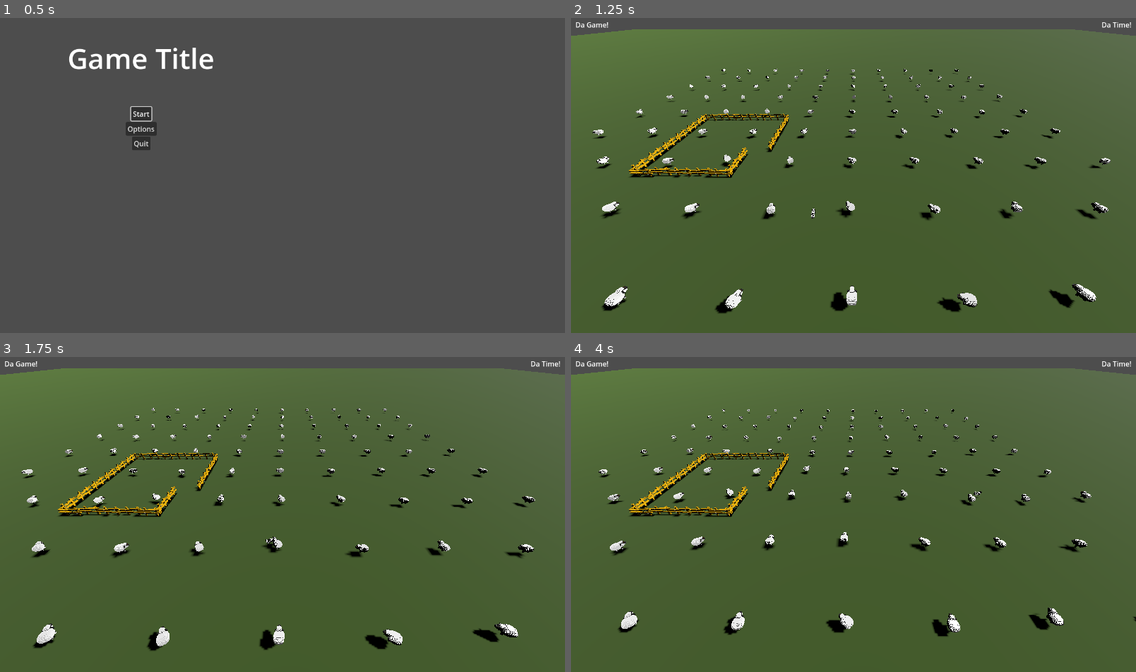
Above: before the commit, frames 1-4 (two rows, left to right).
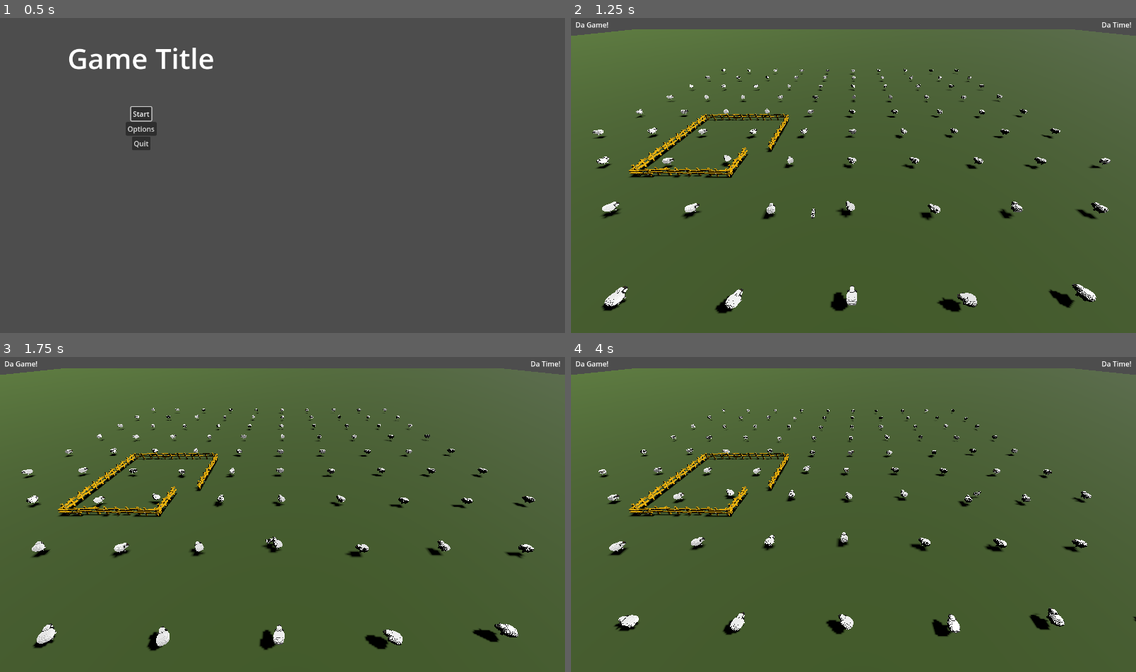
Above: after the commit, the same moments.

Repository: hunttis/ld-58
Game: Godot game, scene res://assets/scenes/master.tscn
Same seed, same stepped clock (60 frames per second), same inputs: the game is played once before the commit and once after it.
Inputs (mouse positions are in pixels of both pictures, inside the frame that each line leads up to):
- Up to frame 1 (0.5 s): no input
- Up to frame 2 (1.25 s): click "Start" at 0.5 s
- Up to frame 3 (1.75 s): move the mouse to (406, 498) at 1.27 s; click (406, 498) at 1.35 s
- Up to frame 4 (4 s): move the mouse to (740, 530) at 2.02 s; tap E (ability_e) at 2.1 s; move the mouse to (910, 442) at 2.77 s; hold Q (ability_q) 2.78-3.53 s; move the mouse to (825, 577) at 3.52 s; tap W (ability_w) at 3.6 s

Frame 1 is identical in both runs. In frame 2, less than 0.1% of the frame differs, in the area x 4-95%, y 16-90%; in frame 3, less than 0.1%; in frame 4, 0.9%, in the area x 4-93%, y 16-89%.

Commit message:
use dog area to scare sheep

Diff:
--- a/assets/scenes/game/dog/Dog.tscn
+++ b/assets/scenes/game/dog/Dog.tscn
@@ -50,3 +50,6 @@
 bus = &"Sound"
 
 [node name="NavigationAgent3D" type="NavigationAgent3D" parent="."]
+
+[connection signal="body_entered" from="RepulsionArea" to="." method="_on_repulsion_area_body_entered"]
+[connection signal="body_exited" from="RepulsionArea" to="." method="_on_repulsion_area_body_exited"]
--- a/assets/scenes/game/dog/dog.gd
+++ b/assets/scenes/game/dog/dog.gd
@@ -87,3 +87,13 @@
 func set_repulsion_range(new_range: float) -> void:
   var shape = repulsionCollider.shape as SphereShape3D
   shape.radius = new_range
+
+
+func _on_repulsion_area_body_entered(body: Node3D) -> void:
+  if body is Sheep:
+    body.collided_with_dog(self)
+
+
+func _on_repulsion_area_body_exited(body: Node3D) -> void:
+  if body is Sheep:
+    body.collided_with_dog(self)
--- a/assets/scenes/game/sheep/Sheep.gd
+++ b/assets/scenes/game/sheep/Sheep.gd
@@ -29,6 +29,12 @@
 func _ready() -> void:
   rnd.randomize()
   agent.velocity_computed.connect(_on_velocity_computed)
+
+func collided_with_dog(dog: Dog) -> void:
+  _dogs.append(dog)
+
+func collided_with_dog_exited(dog: Dog) -> void:
+  _dogs.erase(dog)
 
 func _on_velocity_computed(safe_velocity: Vector3) -> void:
     # Apply the avoidance-adjusted velocity to the body
--- a/assets/scenes/game/sheep/Sheep.tscn
+++ b/assets/scenes/game/sheep/Sheep.tscn
@@ -6,8 +6,10 @@
 [sub_resource type="BoxShape3D" id="BoxShape3D_6bqu2"]
 
 [node name="CharacterBody3D" type="CharacterBody3D"]
+collision_mask = 16
 script = ExtResource("1_i4pnq")
 weight_separation = 0.2
+weight_dog = 10.0
 
 [node name="CollisionShape3D" type="CollisionShape3D" parent="."]
 shape = SubResource("BoxShape3D_6bqu2")
